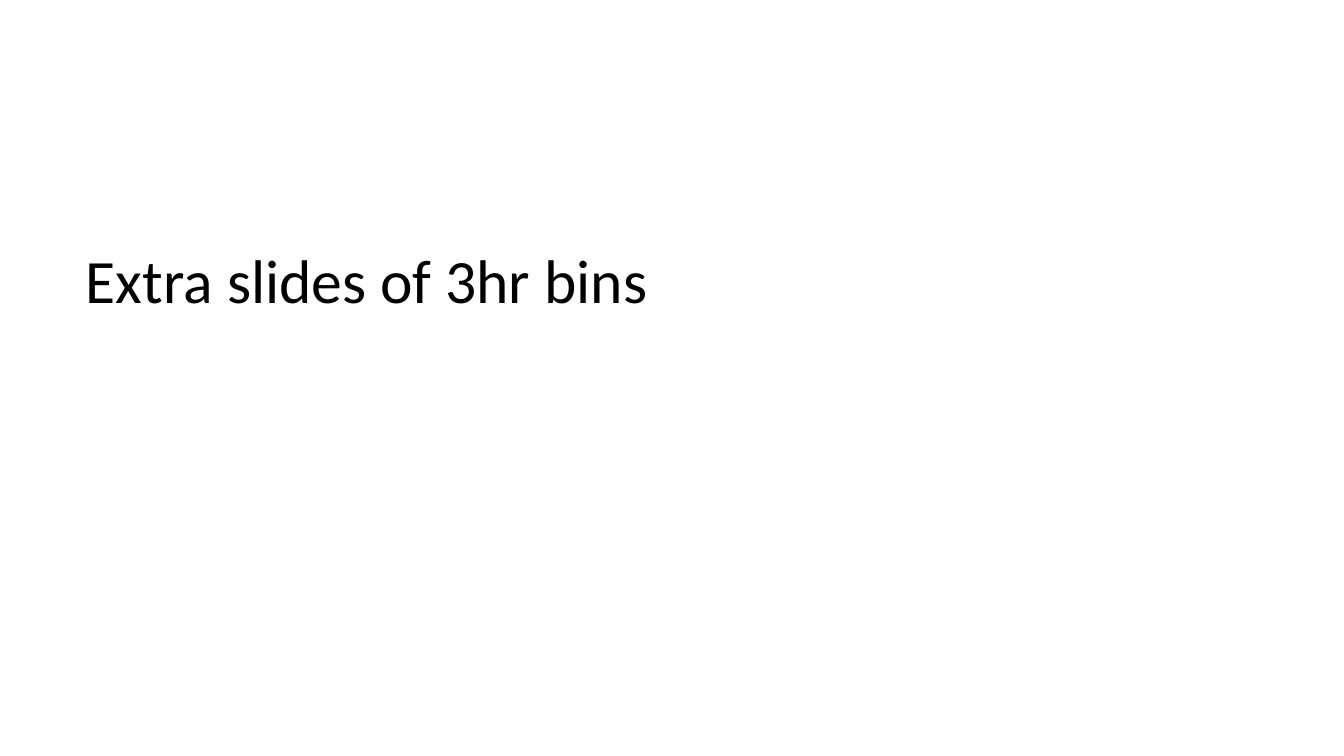
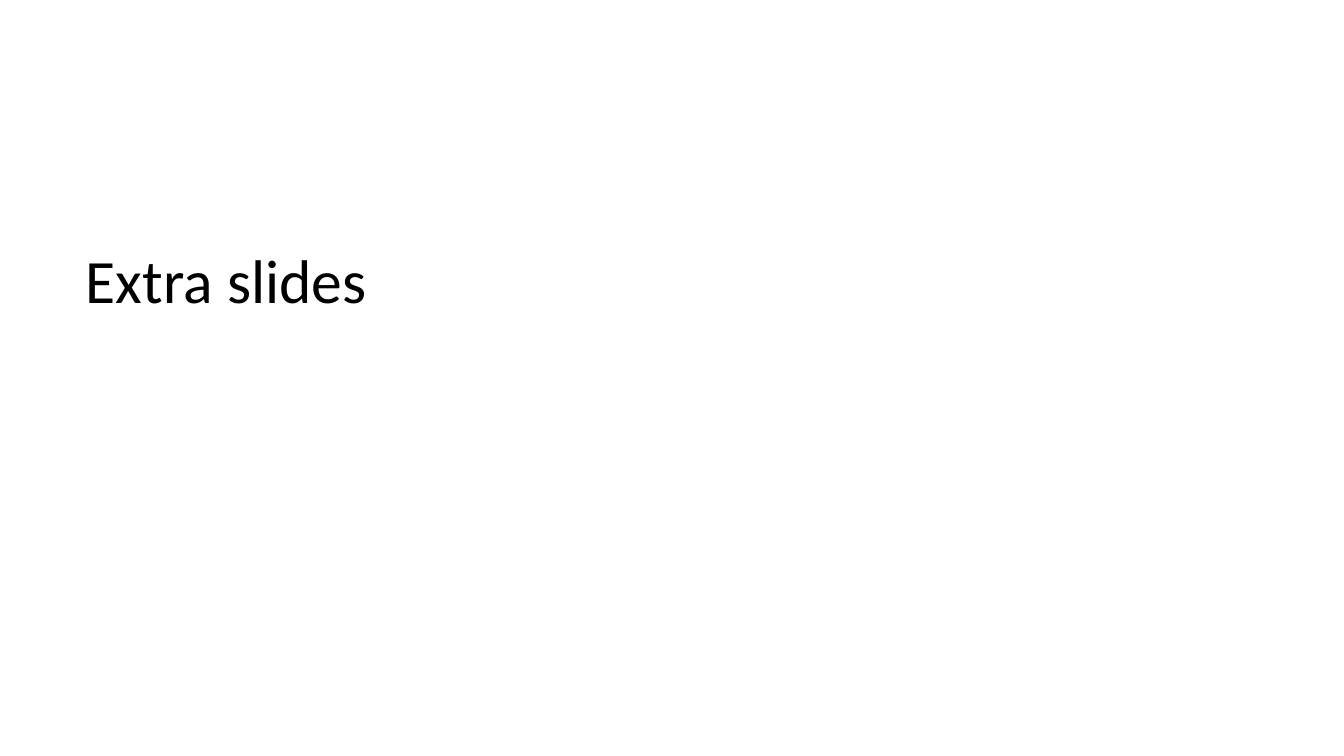
Before and after one commit to conradmr98/lasp-microburst-research, a slide deck: slide 9 of sampexlib/Concept Summaries/Summary of 4 Storms Selected.pptx. Drawn at 1344x756 pixels with LibreOffice and Linux fonts; fonts in the diff are those of the drawing. Boxes give left, top, right and bottom in pixels: in the first picture for what was removed or moved away, otherwise in the second. Text is boxed around its words. In the diff, an @@ line names an element or a change of style, - is before the commit and + after.

```diff
--- a/sampexlib/Concept Summaries/Summary of 4 Storms Selected.pptx
+++ b/sampexlib/Concept Summaries/Summary of 4 Storms Selected.pptx
@@ title at <box>86,260,366,304</box>: text changed @@
-Extra slides of 3hr bins
+Extra slides
```
Also in this commit, not shown: 2 other slides changed, 1 slide added.
